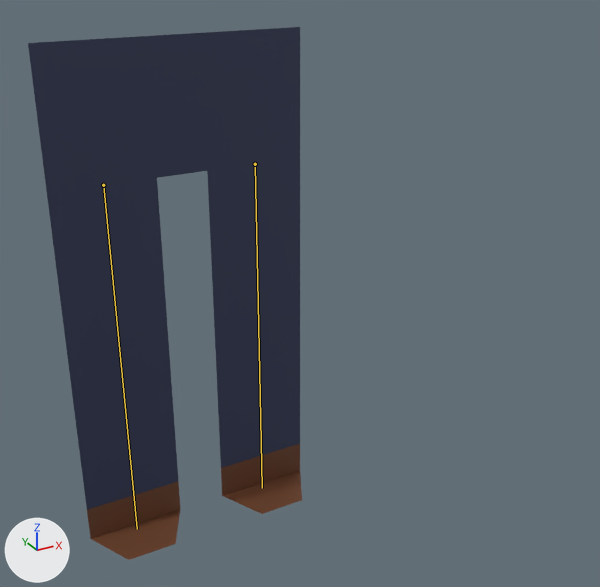
What one commit did to the glTF model player/legs/rock_kicking_legs.glb.
Camera for both pictures: a camera (50 mm lens) standing at (-1.07, -2.86, 2.34) and looking at (0.2, -0.55, 1.19). Every picture has the same lights, and +X, +Y and +Z are marked at lower left. The first picture is the older version. The bones that change, and the others that lie on the model, are drawn over the model as lines.

Names of what the first picture shows: 'Pants'.
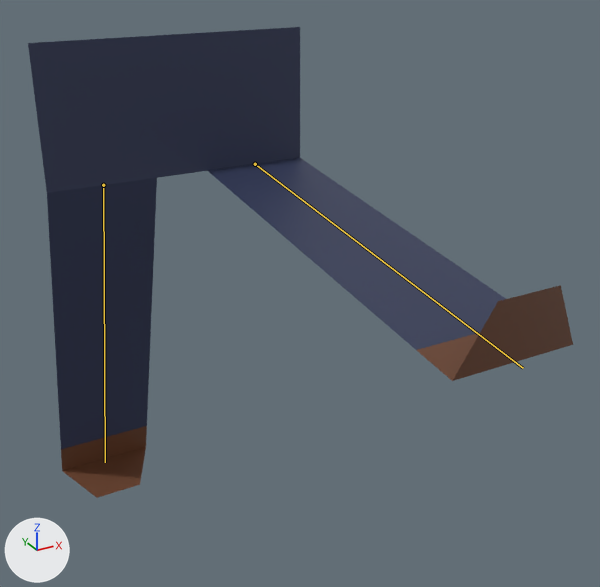
The newer file adds an action. The first version stands in its rest pose; the second is drawn at frame 14 of the action 'PantsRun'.

Patch to the scene script:
```diff
--- a/player/legs/rock_kicking_legs.glb.py
+++ b/player/legs/rock_kicking_legs.glb.py
@@ bone_bone_002 @@
 bone_bone_002 = bpy.data.objects['PantsArmature'].pose.bones['Bone.002']  # child of 'Bone'
-bone_bone_002.rotation_quaternion = (1.0, 0.0, 0.0, 0.0)  # degrees (0, 0, 0)
+bone_bone_002.rotation_quaternion = (-0.989, 0.148, 0.0, 0.0)  # degrees (-17, 0, 0)
@@ bone_bone_003 @@
 bone_bone_003 = bpy.data.objects['PantsArmature'].pose.bones['Bone.003']  # child of 'Bone'
-bone_bone_003.rotation_quaternion = (1.0, 0.0, 0.0, 0.0)  # degrees (0, 0, 0)
+bone_bone_003.rotation_quaternion = (-0.745, -0.667, 0.0, 0.0)  # degrees (84, 0, 0)
```

Where the change shows, as pixel boxes (x1, y1, x2, y2) in the pictures (600 x 587 px):
'Pants', posed (99% wider, 12% shorter): before (28, 27, 302, 560); after (28, 27, 573, 498)
bone 'Bone.002', root to tip: before (103, 185) to (137, 529); after (103, 185) to (105, 462)
bone 'Bone.003', root to tip: before (255, 164) to (262, 488); after (255, 164) to (523, 368)
